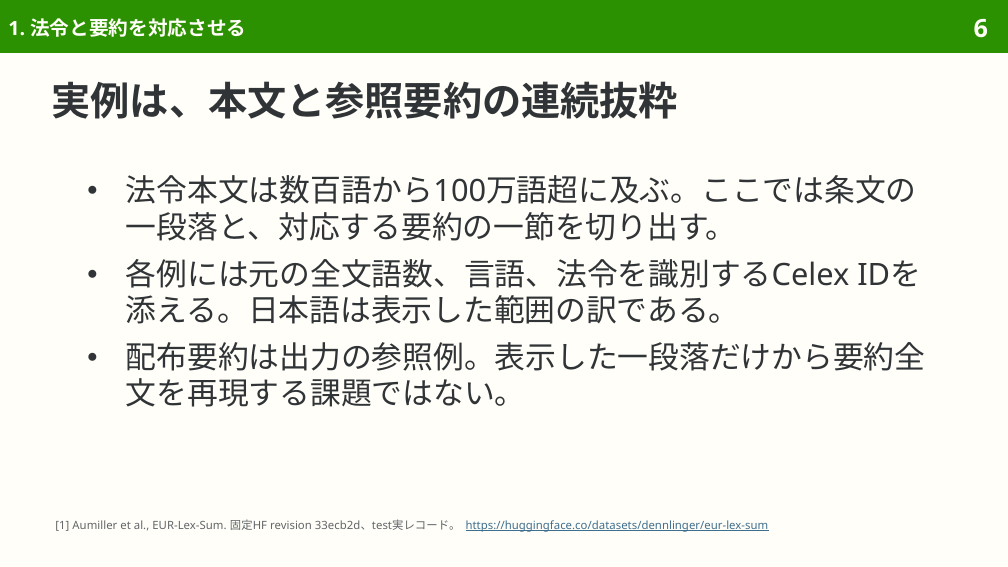
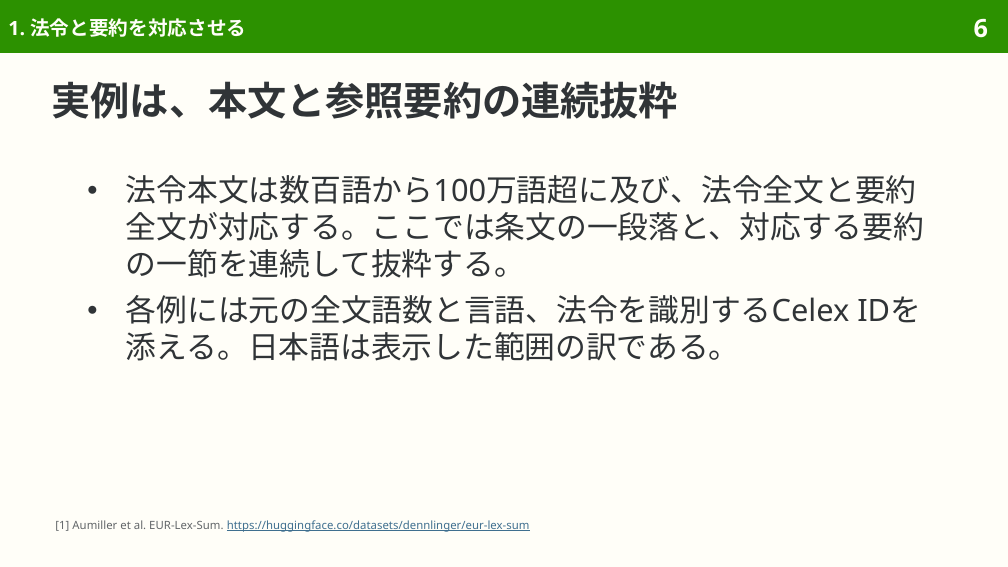
Before and after one commit to sasakiy84/datasets-in-10-minutes, a slide deck: slide 6 of slides/datasets-in-10-minutes-eurlexsum.pptx. Drawn at 1008x567 pixels with LibreOffice and Linux fonts; fonts in the diff are those of the drawing. Boxes give left, top, right and bottom in pixels: in the first picture for what was removed or moved away, otherwise in the second. Text is boxed around its words. In the diff, an @@ line names an element or a change of style, - is before the commit and + after.

```diff
--- a/slides/datasets-in-10-minutes-eurlexsum.pptx
+++ b/slides/datasets-in-10-minutes-eurlexsum.pptx
@@ text at (x1=126, y1=175, x2=924, y2=361): text changed @@
-● 法令本文は数百語から100万語超に及ぶ。ここでは条文の一段落と、対応する要約の一節を切り出す。
-● 各例には元の全文語数、言語、法令を識別するCelex IDを添える。日本語は表示した範囲の訳である。
-● 配布要約は出力の参照例。表示した一段落だけから要約全文を再現する課題ではない。
+● 法令本文は数百語から100万語超に及び、法令全文と要約全文が対応する。ここでは条文の一段落と、対応する要約の一節を連続して抜粋する。
+● 各例には元の全文語数と言語、法令を識別するCelex IDを添える。日本語は表示した範囲の訳である。
@@ text at (x1=55, y1=520, x2=530, y2=532): text changed; text colour #626669 to #3F6F8F @@
-[1] Aumiller et al., EUR-Lex-Sum. 固定HF revision 33ecb2d、test実レコード。 https://huggingface.co/datasets/dennlinger/eur-lex-sum
+[1] Aumiller et al. EUR-Lex-Sum. https://huggingface.co/datasets/dennlinger/eur-lex-sum
```
Also in this commit, not shown: 44 other slides changed, 3 slides removed, 39 other files.
